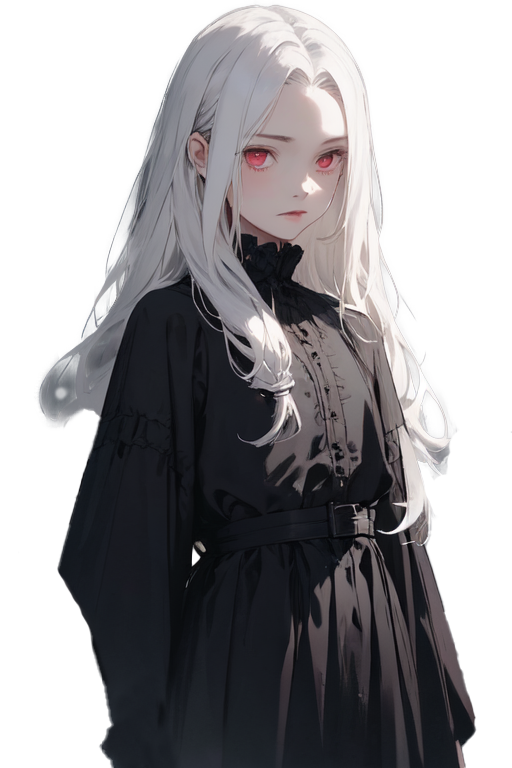
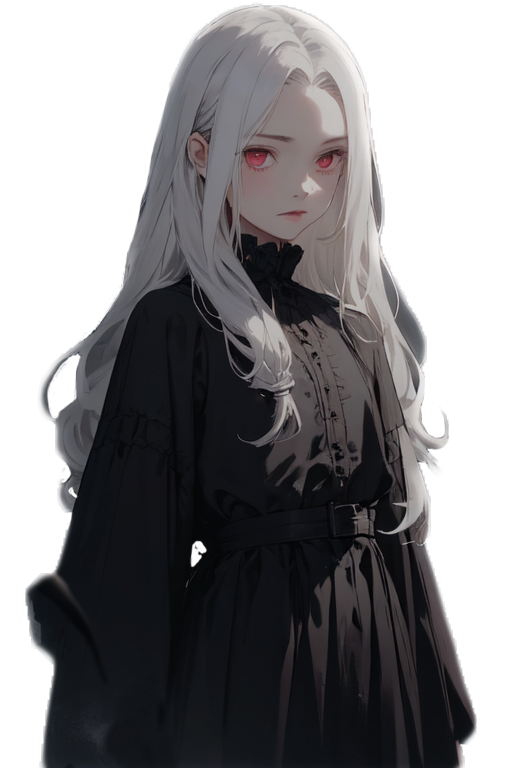
Two versions of the same layered image (512x768). Layer-by-layer changes:
removed layer "Слой 0 копия" over box(18, 2, 512, 768)
added layer "Слой 2" above "Слой 1" over box(25, 2, 477, 768)
